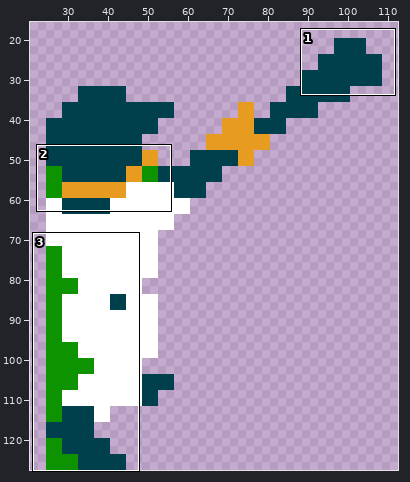
A sprite sheet gets an edit: sprites/sprBatter/layers/ac3860c0-1030-495d-8ba3-f28342aa3a02/92165291-4c1a-4515-83d9-7df8f5bddfe8.png. The first picture is a wide view before the edit; the outline marks the close-up.
Close-up. Old version:
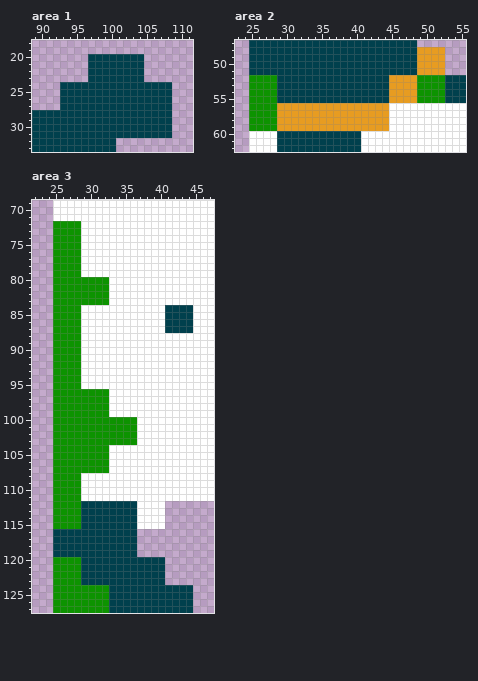
The file is 128x128 pixels. Shown: area 1: x 89..111, y 18..33; area 2: x 23..55, y 47..62; area 3: x 22..47, y 69..127. The old version is drawn lined up with the new one. The wide view leaves out empty margins.
After:
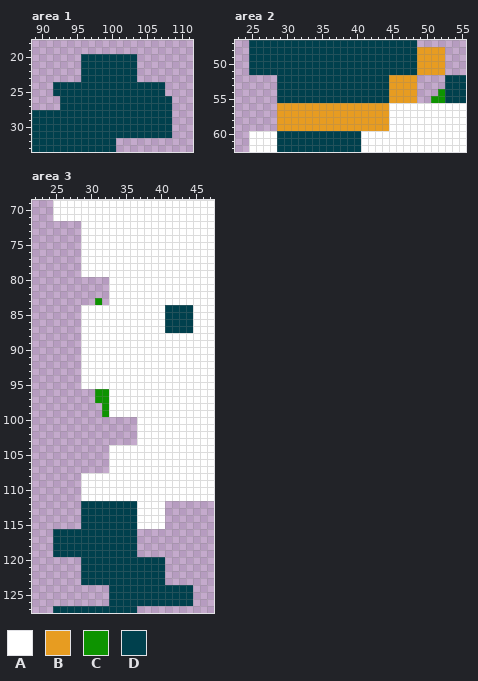
Palette (. is transparent): A #ffffff  B #e79c21  C #0d9300  D #00404d
What changed:
whole drawing moved by +9,+0 (the old picture is shown already moved)
Area 1:
There is now colour D in rows 20 to 23 at x 96; in rows 24 to 25 at x 92.
The edit erases colour D in rows 20 to 23 at x 104; in rows 24 to 25 at x 108.
Area 2:
The edit erases colour C in rows 52 to 53 at x 25 to 28 and 49 to 52; in row 54 at x 25 to 28 and 49 to 51; in row 55 at x 25 to 28 and 49 to 50; in rows 56 to 59 at x 25 to 28.
Area 3:
The edit turns colour C into colour D in row 127 at x 25 to 32.
The edit erases colour C in rows 72 to 79 at x 25 to 28; in rows 80 to 82 at x 25 to 32; in row 83 at x 25 to 30 and 32; in rows 84 to 95 at x 25 to 28; in rows 96 to 97 at x 25 to 30; in rows 98 to 99 at x 25 to 31.
The edit erases colour C in rows 100 to 103 at x 25 to 36; in rows 104 to 107 at x 25 to 32; in rows 108 to 115 at x 25 to 28; in rows 120 to 123 at x 25 to 28; in rows 124 to 126 at x 25 to 32.
The edit erases colour D in row 127 at x 37 to 44.
Boxes around the changes in both close-ups, in picture pixels (x1, y1, x2, y2):
added: (53, 54, 88, 96)
erased: (137, 54, 172, 96)
erased: (249, 75, 277, 131)
erased: (417, 75, 445, 103)
erased: (53, 221, 137, 529)
changed: (53, 557, 109, 613)
erased: (137, 606, 193, 613)
